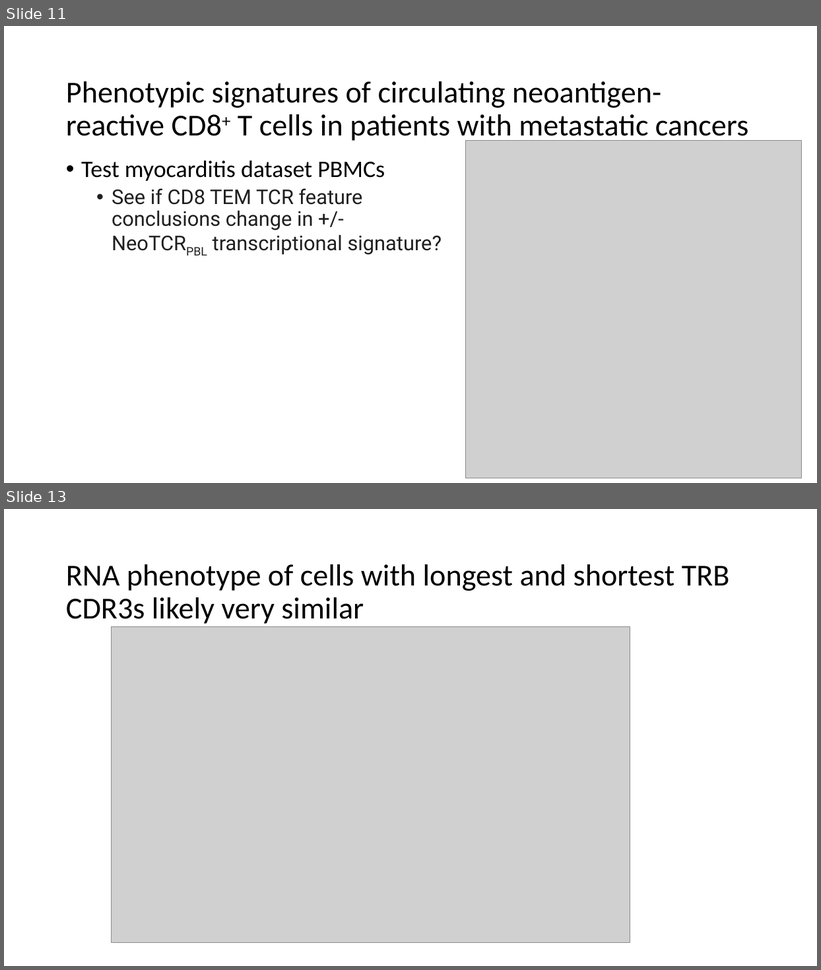
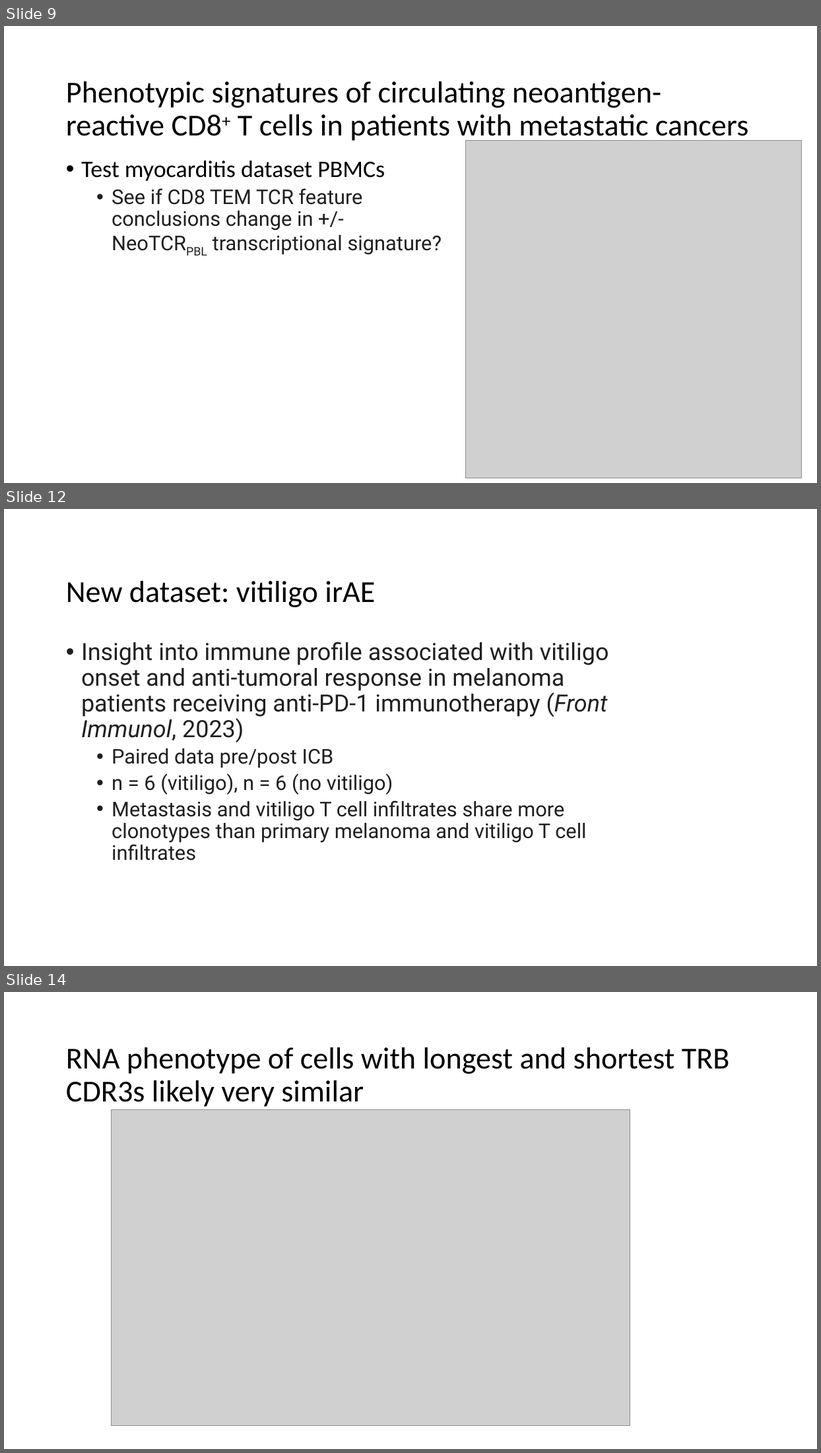
Before and after one commit to tybottorff/bottorffdocs, a slide deck: linsley_postdoc/presentations/weekly_meetings/12_14_23.pptx. Shown one above the other, each under a label of ours: slides 11 and 13 before the commit, slides 9, 12 and 14 after it; the slides between them are not shown. The pictures are 821x970 and 821x1453 pixels, drawn with LibreOffice and Linux fonts; fonts in the diff are those of the drawing; grey boxes stand for pictures. Boxes give left, top, right and bottom in pixels: in the first picture for what was removed or moved away, otherwise in the second. Text is boxed around its words. In the diff, an @@ line names an element or a change of style, - is before the commit and + after.

```diff
--- a/linsley_postdoc/presentations/weekly_meetings/12_14_23.pptx
+++ b/linsley_postdoc/presentations/weekly_meetings/12_14_23.pptx
@@ slide 12 added at [4,509,817,966], background #FFFFFF @@
@@ title added at [66,581,375,607], 36 pt, text #000000 @@
+New dataset: vitiligo irAE
@@ text added at [81,642,609,861], 24 pt, text #1F1F1F @@
+• Insight into immune profile associated with vitiligo onset and anti-tumoral response in melanoma patients receiving anti-PD-1 immunotherapy (Front Immunol, 2023)
+  • Paired data pre/post ICB
+  • n = 6 (vitiligo), n = 6 (no vitiligo)
+  • Metastasis and vitiligo T cell infiltrates share more clonotypes than primary melanoma and vitiligo T cell infiltrates
@@ what was slide 11 is now slide 9 @@
@@ what was slide 13 is now slide 14 @@
```
Also in this commit, not shown: 4 slides changed, 1 other file.
